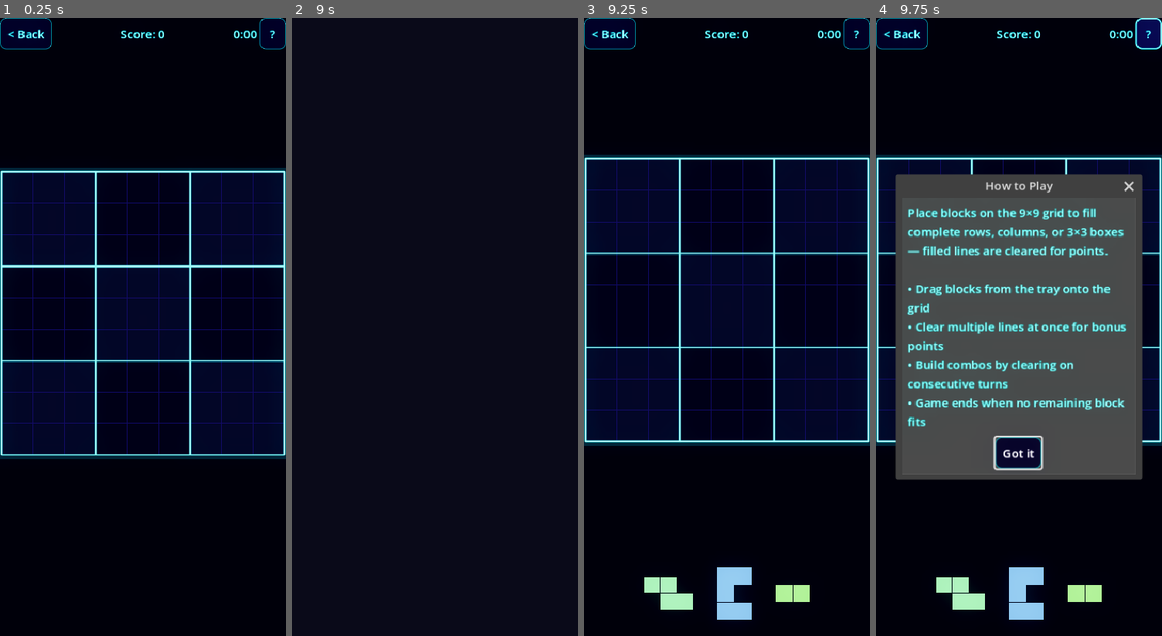
Above: before the commit, frames 1-4 (left to right).
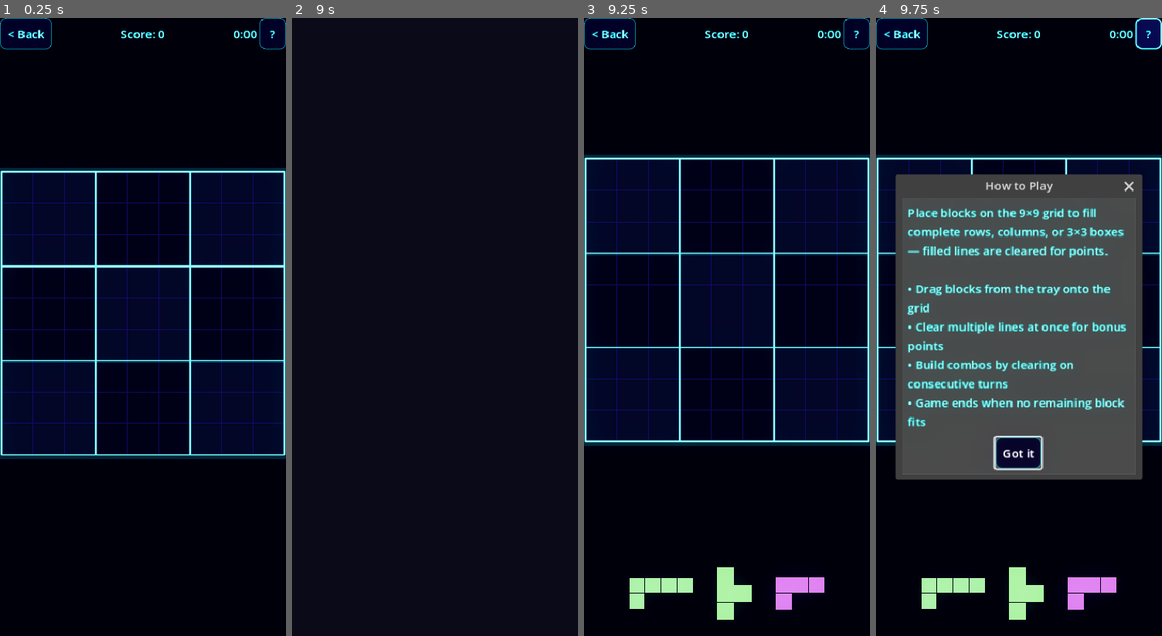
Above: after the commit, the same moments.

Repository: mchambers-mojang/sweet-vinegar-games
Game: Godot game, scene res://scenes/blockudoku_game.tscn
Two runs of this game, one before a commit and one after it. Both use one fixed random seed, a clock stepped at 60 frames per second and the inputs below. This scene is started directly instead of the project's main scene.
Inputs:
- Up to frame 1 (0.25 s): no input
- Up to frame 2 (9 s): click "?" at 0.5 s; click "Got it" at 1.25 s; click "?" at 2 s; click "Got it" at 2.75 s; click "?" at 3.5 s; click "Got it" at 4.25 s; click "< Back" at 5 s; click "New Game" at 5.75 s; click "New Game" at 6.5 s; click "Continue" at 7.25 s; click "Continue" at 8 s; click "Start New" at 8.75 s
- Up to frame 3 (9.25 s): no input
- Up to frame 4 (9.75 s): click "?" at 9.5 s

Frames 1-2 are identical in both runs. In frame 3, 2.4% of the frame differs, in the area x 15-85%, y 88-98%; in frame 4, 2.4%.

Commit message:
feat: seed and replay integration refinements

Diff:
--- a/scripts/autoload/replay_manager.gd
+++ b/scripts/autoload/replay_manager.gd
@@ -6,19 +6,26 @@
 const ACTIVE_REPLAY_PATH := "user://active_replay.json"
 const FORMAT_VERSION := 1
 const MAX_AUTO_REPLAYS := 20
+const SECONDS_TO_MS := 1000.0
+const MIN_PLAYBACK_SPEED := 0.25
+const MAX_PLAYBACK_SPEED := 4.0
 
 var _replays: Array[Dictionary] = []
 var _active_replay: Dictionary = {}
+var _id_rng := RandomNumberGenerator.new()
+var _active_sequence: int = 0
+var playback_speed: float = 1.0
 
 
 func _ready() -> void:
+	_id_rng.randomize()
 	_load_replays()
 	_load_active_replay()
 
 
 func start_session(game_mode: String, seed: int, initial_state: Dictionary, settings_snapshot: Dictionary = {}) -> String:
 	_active_replay = {
-		"id": "%d_%d" % [Time.get_unix_time_from_system(), Time.get_ticks_usec()],
+		"id": "%d_%d_%d" % [Time.get_unix_time_from_system(), Time.get_ticks_usec(), _id_rng.randi()],
 		"header": {
 			"game_mode": game_mode,
 			"version": _get_game_version(),
@@ -30,6 +37,7 @@
 		"frames": [],
 		"footer": {},
 	}
+	_active_sequence = 0
 	_save_active_replay()
 	return str(_active_replay["id"])
 
@@ -43,12 +51,14 @@
 		return
 	var frames: Array[Dictionary] = _active_replay.get("frames", [])
 	frames.append({
-		"tick": int(maxf(0.0, elapsed_time) * 1000.0),
+		"tick": roundi(maxf(0.0, elapsed_time) * SECONDS_TO_MS),
+		"seq": _active_sequence,
 		"input_event": {
 			"type": event_type,
 			"payload": payload,
 		},
 	})
+	_active_sequence += 1
 	_active_replay["frames"] = frames
 	_save_active_replay()
 
@@ -127,7 +137,11 @@
 		return false
 	var frames: Array = replay.get("frames", [])
 	frames.sort_custom(func(a: Dictionary, b: Dictionary) -> bool:
-		return int(a.get("tick", 0)) < int(b.get("tick", 0))
+		var a_tick := int(a.get("tick", 0))
+		var b_tick := int(b.get("tick", 0))
+		if a_tick == b_tick:
+			return int(a.get("seq", 0)) < int(b.get("seq", 0))
+		return a_tick < b_tick
 	)
 	for frame in frames:
 		apply_event.call(frame)
@@ -135,7 +149,8 @@
 
 
 func set_playback_speed(multiplier: float) -> float:
-	return clampf(multiplier, 0.25, 4.0)
+	playback_speed = clampf(multiplier, MIN_PLAYBACK_SPEED, MAX_PLAYBACK_SPEED)
+	return playback_speed
 
 
 func scrub_frames_to_tick(replay: Dictionary, tick_ms: int) -> Array[Dictionary]:
@@ -157,6 +172,9 @@
 
 
 func _get_game_version() -> String:
+	var version := str(ProjectSettings.get_setting("application/config/version", ""))
+	if not version.is_empty():
+		return version
 	var features = ProjectSettings.get_setting("application/config/features", PackedStringArray())
 	return ",".join(features)
 
--- a/scripts/blockudoku/blockudoku_game_screen.gd
+++ b/scripts/blockudoku/blockudoku_game_screen.gd
@@ -65,7 +65,7 @@
 	combo_count = 0
 	elapsed_time = 0.0
 	is_game_over = false
-	random_seed = Time.get_ticks_usec()
+	random_seed = _create_session_seed()
 	_rng.seed = random_seed
 	board.reset()
 	_deal_new_blocks()
@@ -87,11 +87,10 @@
 	combo_count = data.get("combo_count", 0)
 	elapsed_time = data.get("elapsed_time", 0.0)
 	is_game_over = false
-	random_seed = int(data.get("random_seed", Time.get_ticks_usec()))
+	random_seed = int(data.get("random_seed", 0))
 	_rng.seed = random_seed
-	var loaded_rng_state := int(data.get("rng_state", 0))
-	if loaded_rng_state != 0:
-		_rng.state = loaded_rng_state
+	if data.has("rng_state"):
+		_rng.state = int(data.get("rng_state", 0))
 	replay_id = str(data.get("replay_id", ""))
 	board.set_state(data.get("board_state", {}))
 
@@ -569,3 +568,9 @@
 			shape_data.append({"x": c.x, "y": c.y})
 		blocks_data.append(shape_data)
 	return blocks_data
+
+
+func _create_session_seed() -> int:
+	var rng := RandomNumberGenerator.new()
+	rng.randomize()
+	return int(Time.get_ticks_usec() ^ rng.randi())
--- a/scripts/shikaku/shikaku_game_screen.gd
+++ b/scripts/shikaku/shikaku_game_screen.gd
@@ -3,6 +3,10 @@
 ## Shikaku game screen — board, timer, controls
 
 const SIZE_NAMES := {5: "5×5", 7: "7×7", 8: "8×8", 10: "10×10", 12: "12×12", 15: "15×15"}
+const LEGACY_SEED_HASH_INITIAL := 23
+const LEGACY_SEED_HASH_MULTIPLIER := 31
+const LEGACY_SEED_HASH_X_FACTOR := 7
+const LEGACY_SEED_HASH_Y_FACTOR := 13
 
 # Game state
 var puzzle_data: Dictionary = {}  # width, height, numbers, solution
@@ -67,7 +71,7 @@
 func start_new_game(w: int, h: int) -> void:
 	grid_width = w
 	grid_height = h
-	random_seed = Time.get_ticks_usec()
+	random_seed = _create_session_seed()
 	puzzle_data = ShikakuGenerator.generate(w, h, random_seed)
 	board.setup(w, h, puzzle_data["numbers"])
 	size_label.text = SIZE_NAMES.get(w, "%dx%d" % [w, h])
@@ -107,6 +111,8 @@
 	elapsed_time = data.get("elapsed_time", 0.0)
 	hints_used = data.get("hints_used", 0)
 	random_seed = int(data.get("random_seed", 0))
+	if random_seed == 0:
+		random_seed = _derive_seed_from_numbers(puzzle_data["numbers"])
 	replay_id = str(data.get("replay_id", ""))
 	is_completed = false
 	size_label.text = SIZE_NAMES.get(grid_width, "%dx%d" % [grid_width, grid_height])
@@ -439,3 +445,25 @@
 			if entry is Dictionary:
 				result.append(Rect2i(int(entry.get("x", 0)), int(entry.get("y", 0)), int(entry.get("w", 1)), int(entry.get("h", 1))))
 	return result
+
+
+func _derive_seed_from_numbers(nums: Dictionary) -> int:
+	# Legacy fallback for saves created before explicit replay seeds existed.
+	# Multipliers keep the fold deterministic while distributing coordinate/value changes.
+	var keys: Array = nums.keys()
+	keys.sort_custom(func(a: Vector2i, b: Vector2i) -> bool:
+		if a.y == b.y:
+			return a.x < b.x
+		return a.y < b.y
+	)
+	var seed := LEGACY_SEED_HASH_INITIAL
+	for key in keys:
+		var pos: Vector2i = key
+		seed = int((seed * LEGACY_SEED_HASH_MULTIPLIER + pos.x * LEGACY_SEED_HASH_X_FACTOR + pos.y * LEGACY_SEED_HASH_Y_FACTOR + int(nums[pos])) & 0x7fffffff)
+	return seed
+
+
+func _create_session_seed() -> int:
+	var rng := RandomNumberGenerator.new()
+	rng.randomize()
+	return int(Time.get_ticks_usec() ^ rng.randi())
--- a/scripts/sudoku/sudoku_game_screen.gd
+++ b/scripts/sudoku/sudoku_game_screen.gd
@@ -63,6 +63,8 @@
 ]
 
 const DIFFICULTY_NAMES := ["Easy", "Medium", "Hard", "Expert", "Evil"]
+const LEGACY_SEED_HASH_INITIAL := 17
+const LEGACY_SEED_HASH_MULTIPLIER := 31
 
 var _number_buttons: Array[Button] = []
 var _strike_indicators: Array[Control] = []
@@ -116,7 +118,7 @@
 func start_new_game(diff: int) -> void:
 	difficulty = diff
 	difficulty_label.text = DIFFICULTY_NAMES[difficulty]
-	random_seed = Time.get_ticks_usec()
+	random_seed = _create_session_seed()
 
 	var generator := SudokuGenerator.new()
 	var result := generator.generate(difficulty, random_seed)
@@ -170,6 +172,8 @@
 	_can_continue_after_failure = data.get("can_continue_after_failure", false)
 	hints_used = data.get("hints_used", 0)
 	random_seed = int(data.get("random_seed", 0))
+	if random_seed == 0:
+		random_seed = _derive_seed_from_puzzle(puzzle)
 	replay_id = str(data.get("replay_id", ""))
 	is_completed = false
 	is_paused = false
@@ -1143,3 +1147,18 @@
 		if int(value) != 0:
 			count += 1
 	return count
+
+
+func _derive_seed_from_puzzle(values: Array[int]) -> int:
+	# Legacy fallback for saves created before explicit replay seeds existed.
+	# 17/31 are standard hash multipliers chosen for stable deterministic mixing.
+	var seed := LEGACY_SEED_HASH_INITIAL
+	for value in values:
+		seed = int((seed * LEGACY_SEED_HASH_MULTIPLIER + int(value)) & 0x7fffffff)
+	return seed
+
+
+func _create_session_seed() -> int:
+	var rng := RandomNumberGenerator.new()
+	rng.randomize()
+	return int(Time.get_ticks_usec() ^ rng.randi())
